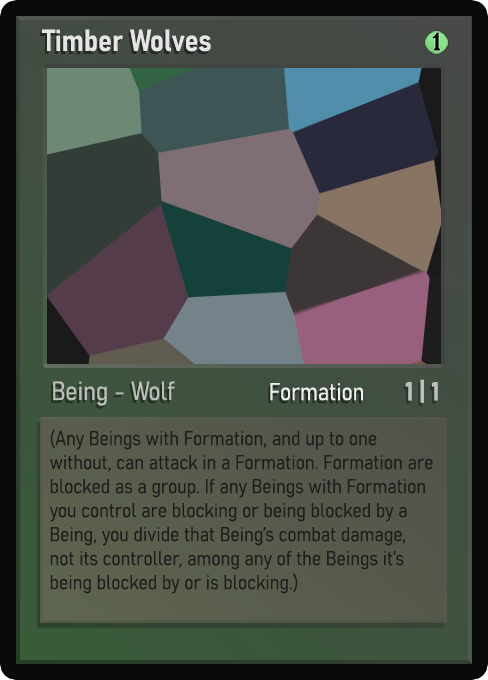
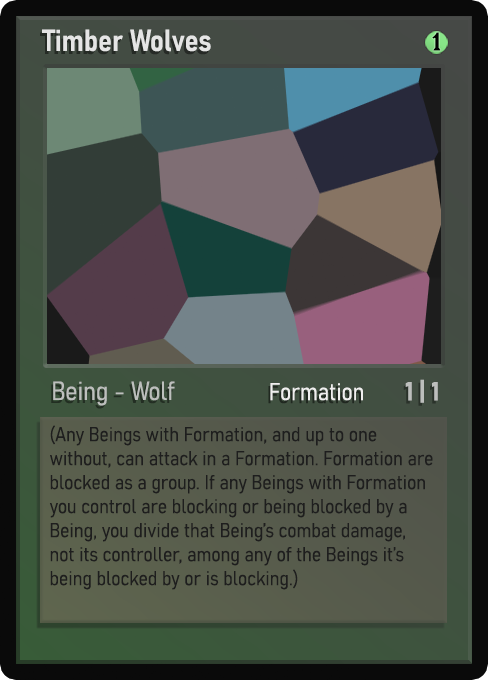
The second (488, 680) image is a revision of the first. Changes to its layers:
renamed "Desc_smaller" to "Desc_small", showed it, moved it above "Desc_smaller", painted on it over left=49, top=425, right=433, bottom=590
renamed "Desc_small" to "Desc_smaller", hid it, painted on it over left=49, top=425, right=433, bottom=594
